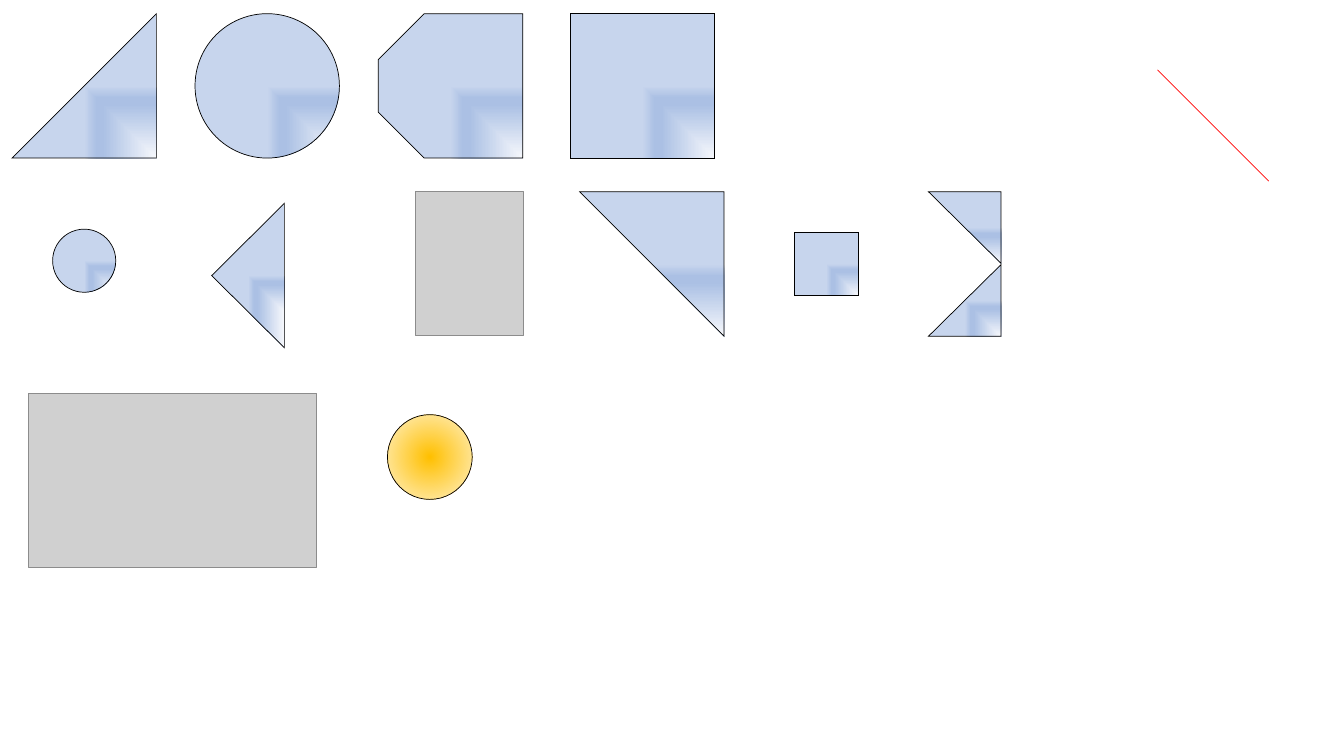
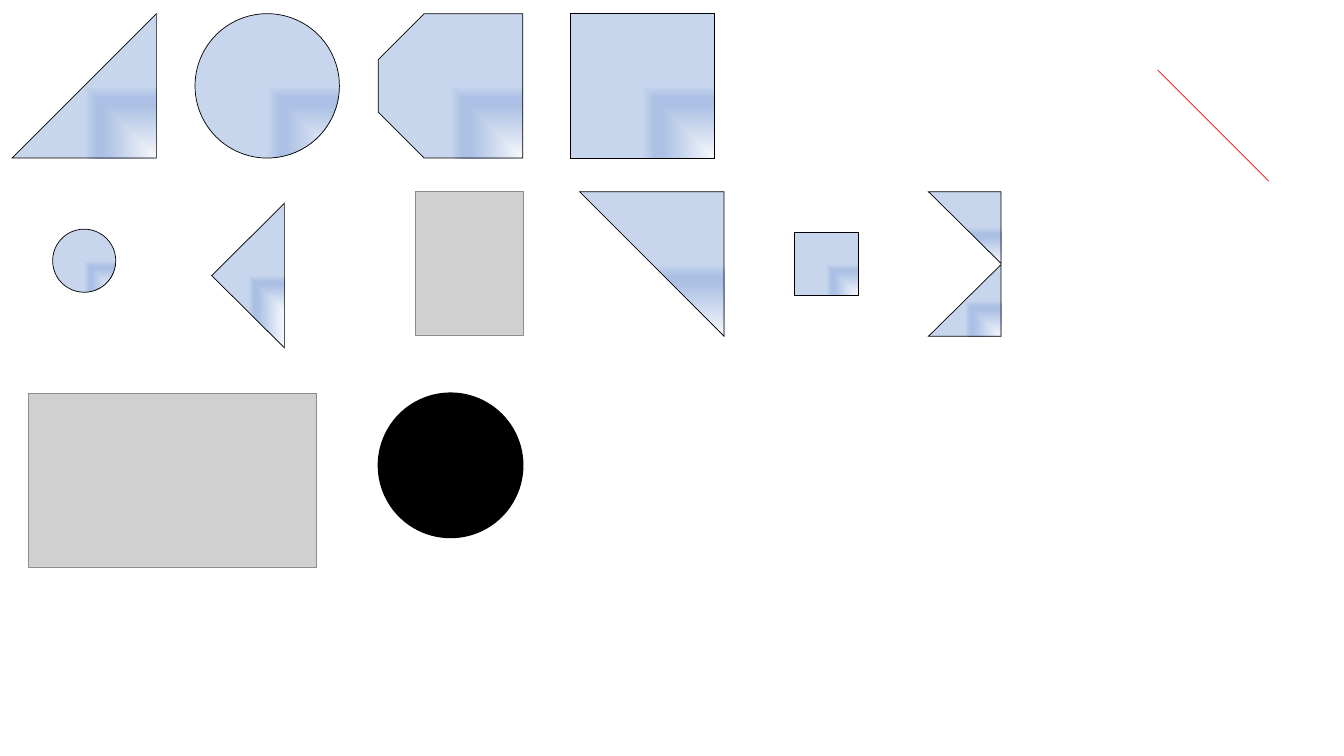
Before and after one commit to raphaeluziel/physics-sims, a slide deck: slide 1 of BlackBoxCurrent/shapespp.pptx. Drawn at 1344x756 pixels with LibreOffice and Linux fonts; fonts in the diff are those of the drawing; grey boxes stand for pictures. Boxes give left, top, right and bottom in pixels: in the first picture for what was removed or moved away, otherwise in the second. Text is boxed around its words. In the diff, an @@ line names an element or a change of style, - is before the commit and + after.

```diff
--- a/BlackBoxCurrent/shapespp.pptx
+++ b/BlackBoxCurrent/shapespp.pptx
@@ ellipse: place and size @@
-ellipse at <box>387,414,472,499</box>
+ellipse at <box>378,393,522,537</box>
@@ ellipse at <box>378,393,522,537</box>: fill gradient #FFC000 to #FFF2CC to #000000; outline #000000 0.5 pt to #000000 1 pt; mirrored @@
```
Also in this commit, not shown: 6 other files.
